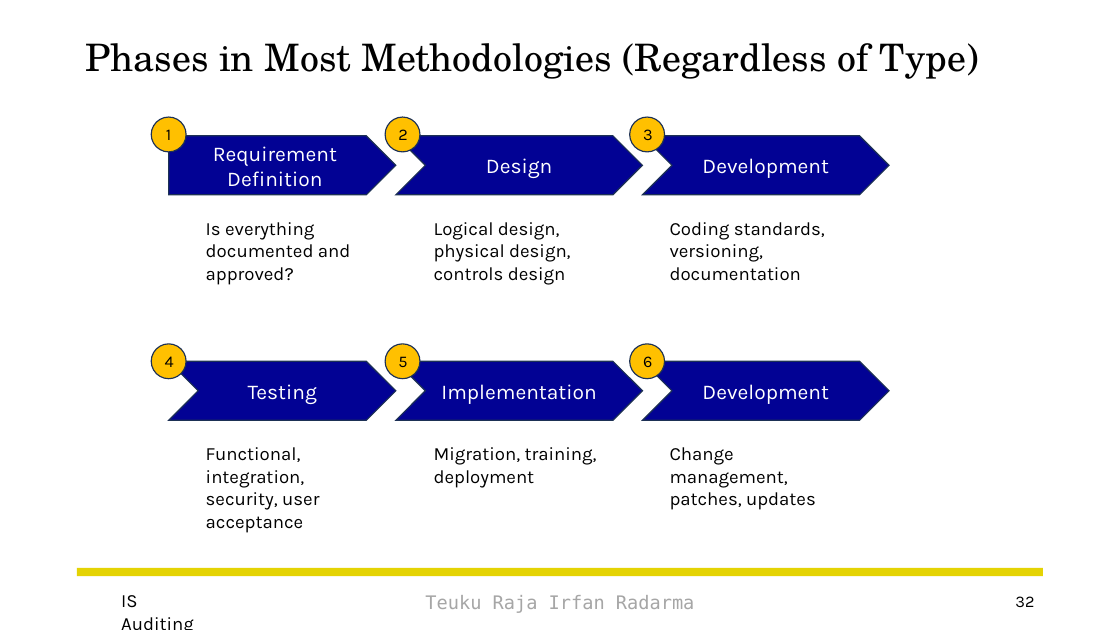
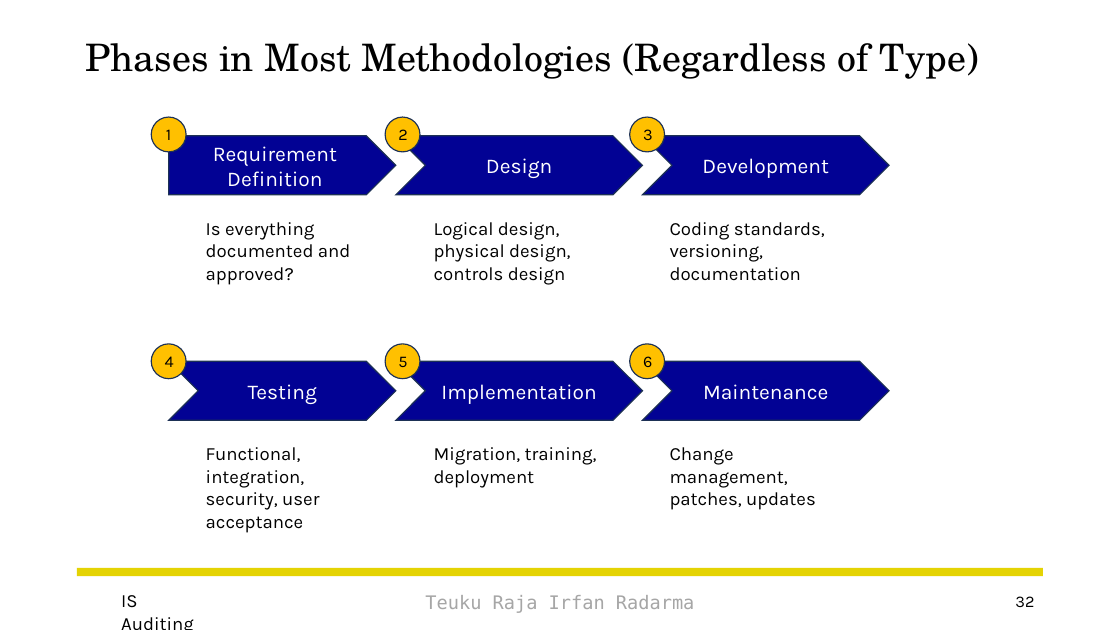
Before and after one commit to irfanradarma/Audit-SI, a slide deck: slide 32 of Slides/03 - IS Acquisition & Development.pptx. Drawn at 1120x630 pixels with LibreOffice and Linux fonts; fonts in the diff are those of the drawing; background and template pictures are left out. Boxes give left, top, right and bottom in pixels: in the first picture for what was removed or moved away, otherwise in the second. Text is boxed around its words. In the diff, an @@ line names an element or a change of style, - is before the commit and + after.

```diff
--- a/Slides/03 - IS Acquisition & Development.pptx
+++ b/Slides/03 - IS Acquisition & Development.pptx
@@ text in chevron at (703,384,828,400): text changed @@
-Development
+Maintenance
```
Also in this commit, not shown: 1 other file.
